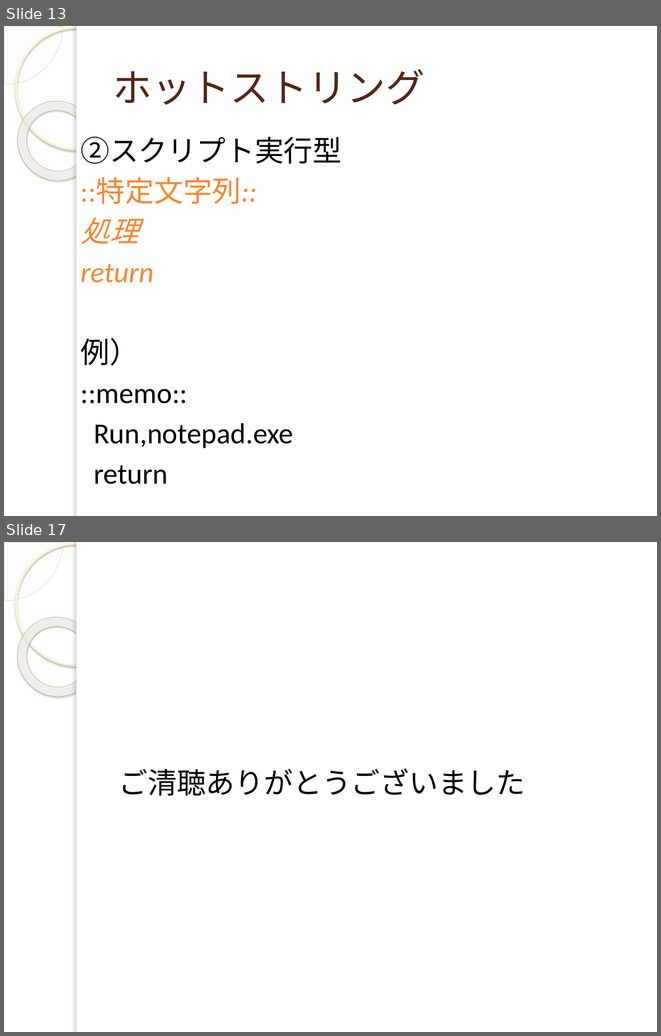
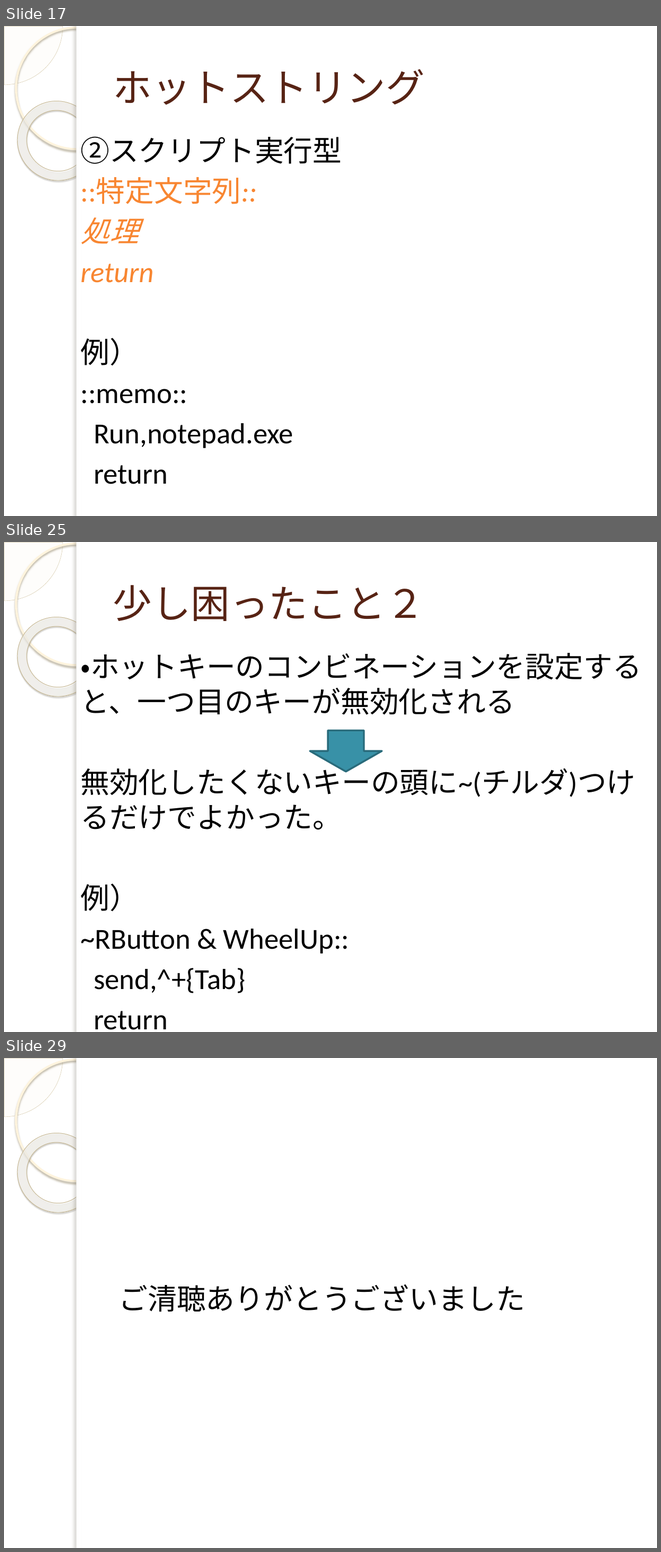
Before and after one commit to yuridonus/FEstudy, a slide deck: autoHotkey.pptx. Shown one above the other, each under a label of ours: slides 13 and 17 before the commit, slides 17, 25 and 29 after it; the slides between them are not shown. The pictures are 661x1036 and 661x1552 pixels, drawn with LibreOffice and Linux fonts; fonts in the diff are those of the drawing; background and template pictures are left out. Boxes give left, top, right and bottom in pixels: in the first picture for what was removed or moved away, otherwise in the second. Text is boxed around its words. In the diff, an @@ line names an element or a change of style, - is before the commit and + after.

```diff
--- a/autoHotkey.pptx
+++ b/autoHotkey.pptx
@@ slide 25 added at (4,542,657,1032), background picture (left out); not listed: 5 template elements that a slide beside it also shows @@
@@ title added at (113,585,425,621), 43 pt, text #572314 @@
+少し困ったこと２
@@ text added at (80,653,641,1030), 32 pt, text #000000 @@
+・ホットキーのコンビネーションを設定すると、一つ目のキーが無効化される
+無効化したくないキーの頭に~(チルダ)つけるだけでよかった。
+例）
+~RButton & WheelUp::
+send,^+{Tab}
+return
@@ down arrow added at (310,730,382,771), fill #3891A7, outline #296B7C 2 pt @@
@@ what was slide 13 is now slide 17 @@
@@ what was slide 17 is now slide 29 @@
```
Also in this commit, not shown: 4 slides changed, 11 other slides added, 1 other file.
